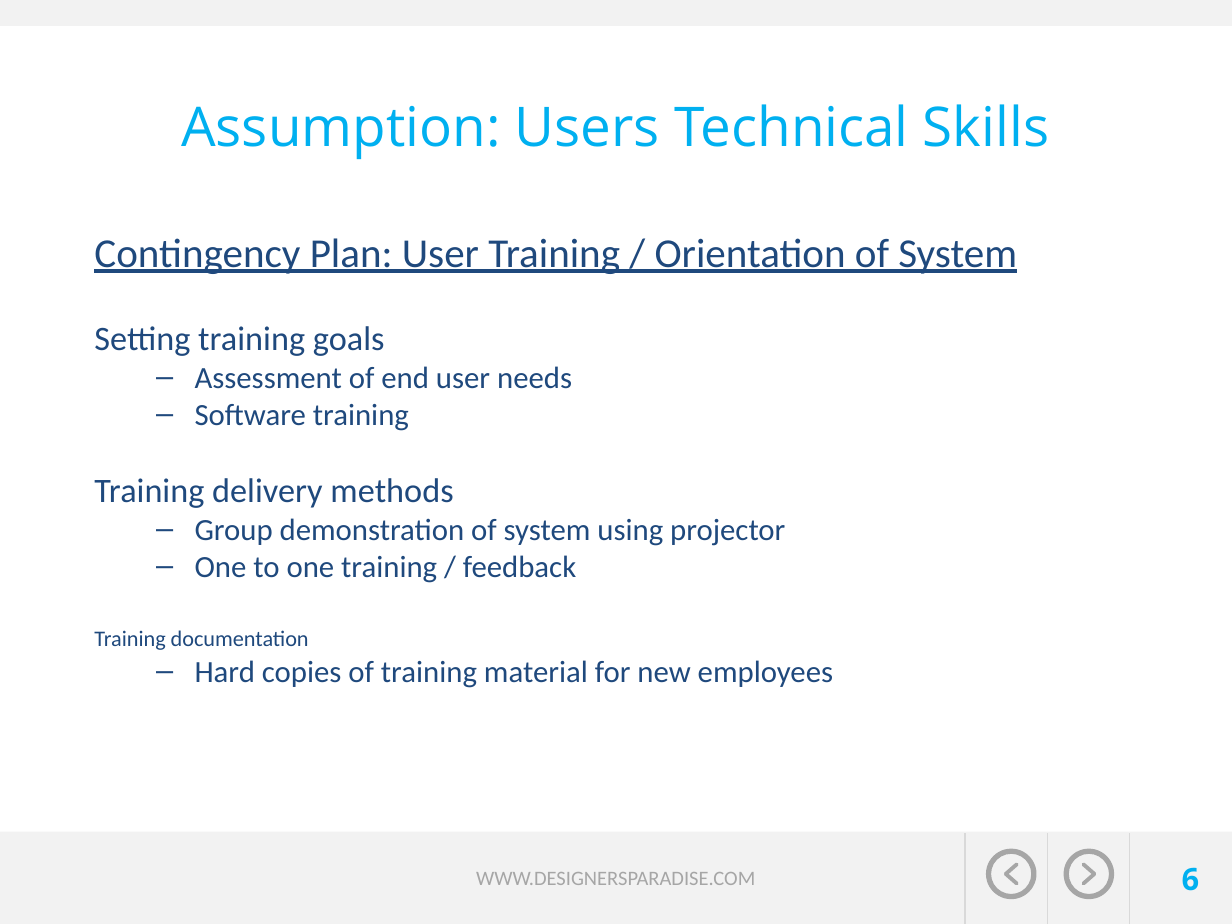
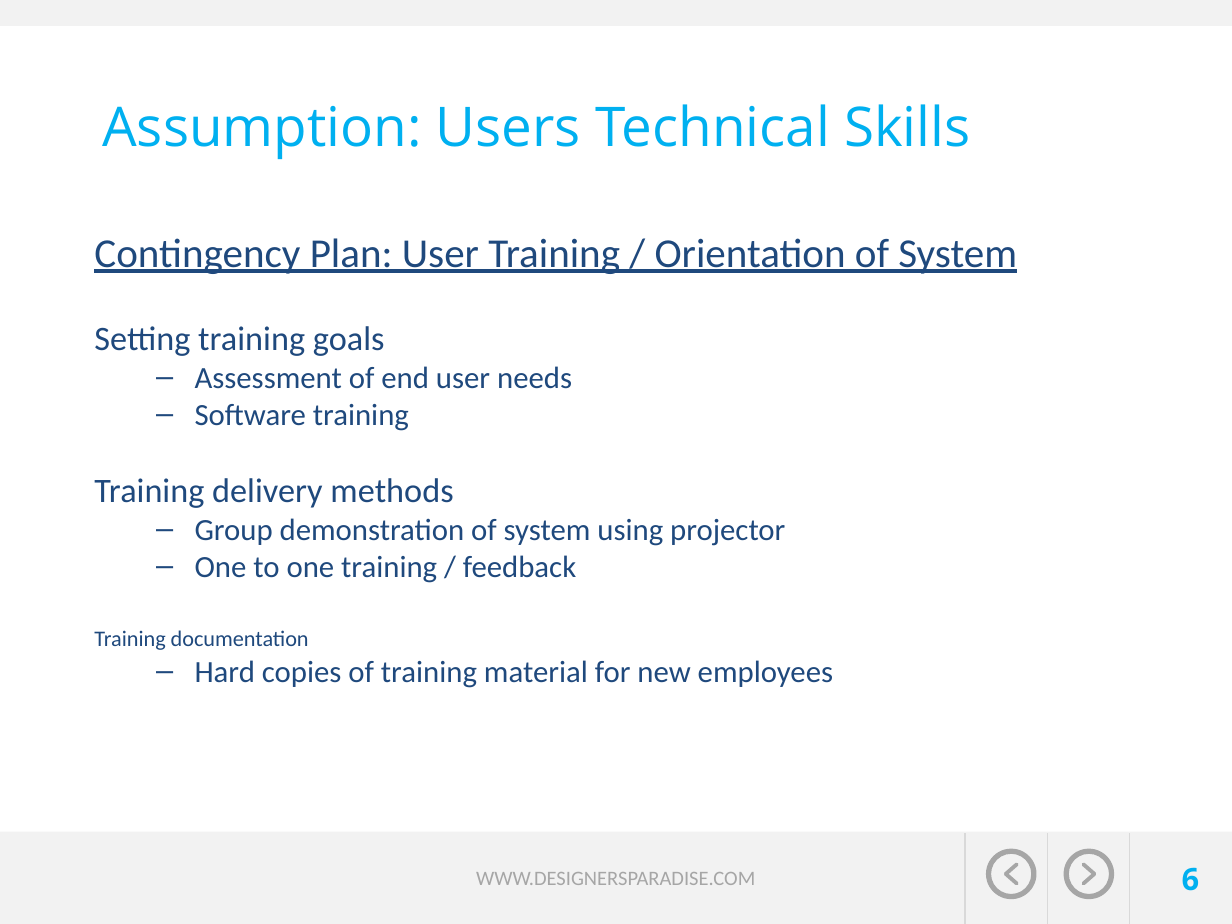
Before and after one commit to jvector-solutions/SAIT-OOSD-Team5, a slide deck: slide 6 of presentation/Travel expert presentation_Group5-John-Megha-Brian-Mahmood.pptx. Drawn at 1232x924 pixels with LibreOffice and Linux fonts; fonts in the diff are those of the drawing; background and template pictures are left out. Boxes give left, top, right and bottom in pixels: in the first picture for what was removed or moved away, otherwise in the second. Text is boxed around its words. In the diff, an @@ line names an element or a change of style, - is before the commit and + after.

```diff
--- a/presentation/Travel expert presentation_Group5-John-Megha-Brian-Mahmood.pptx
+++ b/presentation/Travel expert presentation_Group5-John-Megha-Brian-Mahmood.pptx
@@ title "Assumption: Users Technical Skills" at (102,104,970,159): alignment centre to left @@
```
Also in this commit, not shown: 7 other slides changed, 3 slides added, 3 slides removed.
